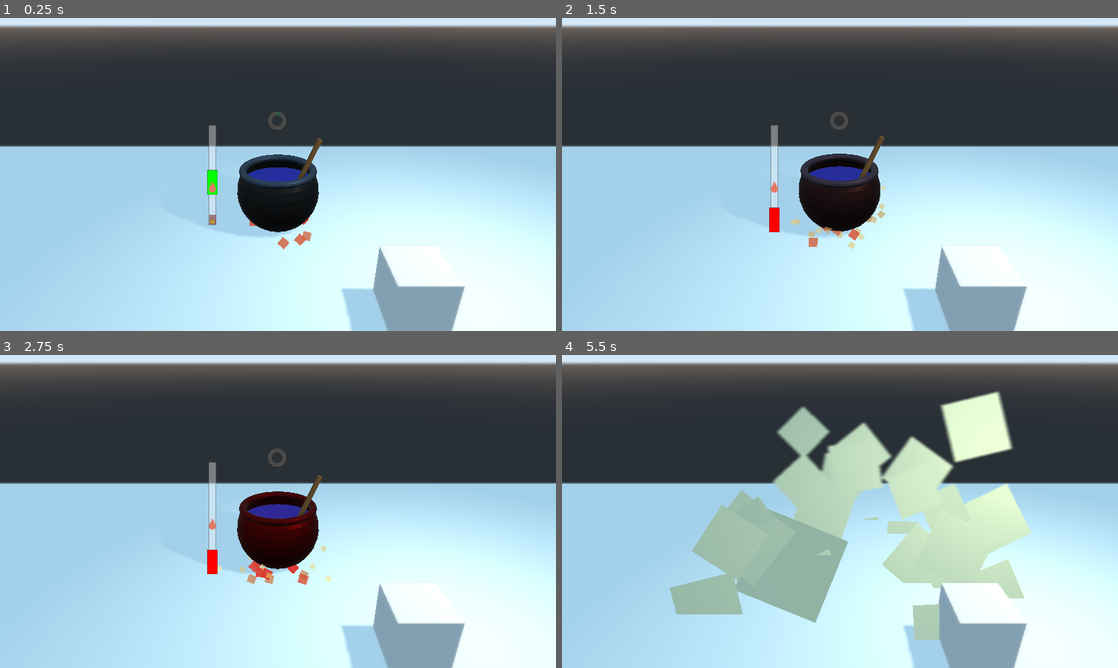
Above: before the commit, frames 1-4 (two rows, left to right).
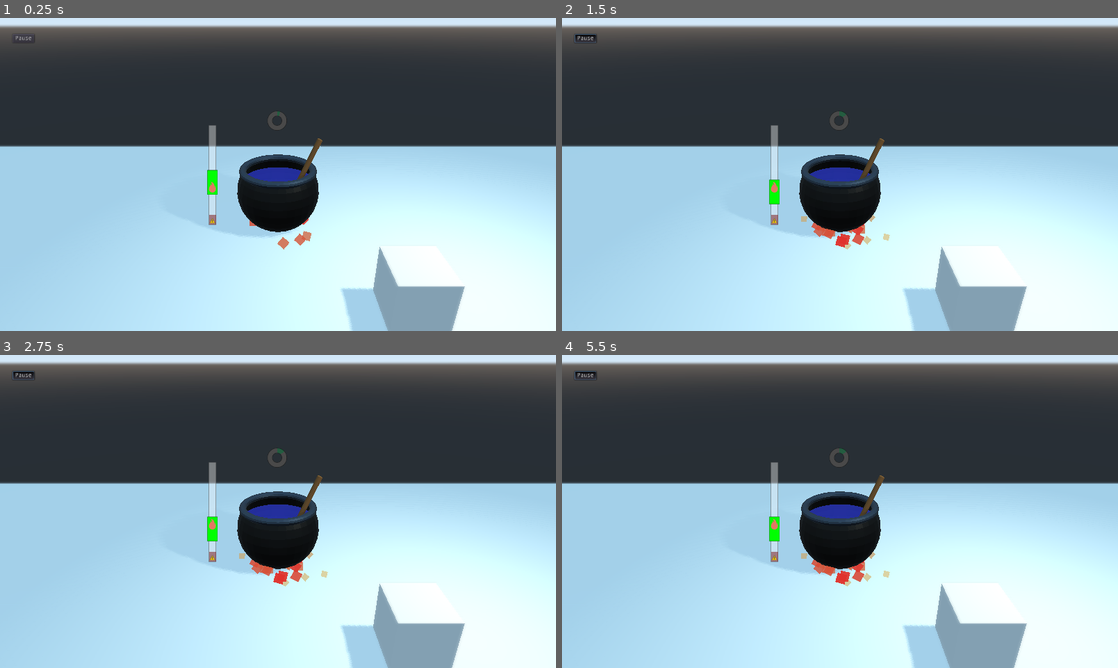
Above: after the commit, the same moments.

Repository: BlueOnionGames/LD49-TheAlchemyst
Game: Godot game, scene res://Game.tscn
Same seed, same stepped clock (60 frames per second), same inputs: the game is played once before the commit and once after it.
Inputs (mouse positions are in pixels of both pictures, inside the frame that each line leads up to):
- Up to frame 1 (0.25 s): no input
- Up to frame 2 (1.5 s): click (584, 39) at 0.5 s, where only the run after the commit has a clickable "Pause"; move the mouse to (962, 158) at 1.27 s; press the mouse at (962, 158) at 1.28 s
- Up to frame 3 (2.75 s): move the mouse to (166, 527) at 2.02 s; release the mouse at (166, 527) at 2.03 s; click (166, 527) at 2.1 s
- Up to frame 4 (5.5 s): move the mouse to (895, 442) at 2.77 s; press the mouse at (895, 442) at 2.78 s; move the mouse to (812, 574) at 3.52 s; release the mouse at (812, 574) at 3.53 s; click (812, 574) at 3.6 s; move the mouse to (1006, 558) at 4.27 s; press the mouse at (1006, 558) at 4.28 s; move the mouse to (673, 464) at 5.02 s; release the mouse at (673, 464) at 5.03 s; click (673, 464) at 5.1 s

The runs differ from the first frame. In frame 1, less than 0.1% of the frame differs, in the area x 2-7%, y 5-8%; in frame 2, 1.3%; in frame 3, 2.3%; in frame 4, 25%, in the area x 2-85%, y 5-92%.

Commit message:
Add a simple pause button

Diff:
--- a/Game.gd
+++ b/Game.gd
@@ -65,3 +65,7 @@
 func _on_HeatGauge_stir_out_of_danger():
 	self.in_danger = false
 	time_in_danger = 0
+
+
+func _on_btnPause_toggled(button_pressed):
+	get_tree().paused = button_pressed
--- a/Game.tscn
+++ b/Game.tscn
@@ -186,6 +186,19 @@
 position = Vector2( 489, 476 )
 
 [node name="ProgressCircle" parent="CanvasLayer" instance=ExtResource( 4 )]
+
+[node name="btnPause" type="Button" parent="CanvasLayer"]
+pause_mode = 2
+margin_left = 29.0
+margin_top = 37.0
+margin_right = 79.0
+margin_bottom = 57.0
+mouse_default_cursor_shape = 2
+toggle_mode = true
+text = "Pause"
+__meta__ = {
+"_edit_use_anchors_": false
+}
 
 [node name="CPUParticles" type="CPUParticles" parent="."]
 emitting = false
@@ -223,3 +236,4 @@
 [connection signal="stir_in_range" from="CanvasLayer/HeatGauge" to="." method="_on_HeatGauge_stir_in_range"]
 [connection signal="stir_out_of_danger" from="CanvasLayer/HeatGauge" to="." method="_on_HeatGauge_stir_out_of_danger"]
 [connection signal="stir_out_of_range" from="CanvasLayer/HeatGauge" to="." method="_on_HeatGauge_stir_out_of_range"]
+[connection signal="toggled" from="CanvasLayer/btnPause" to="." method="_on_btnPause_toggled"]
